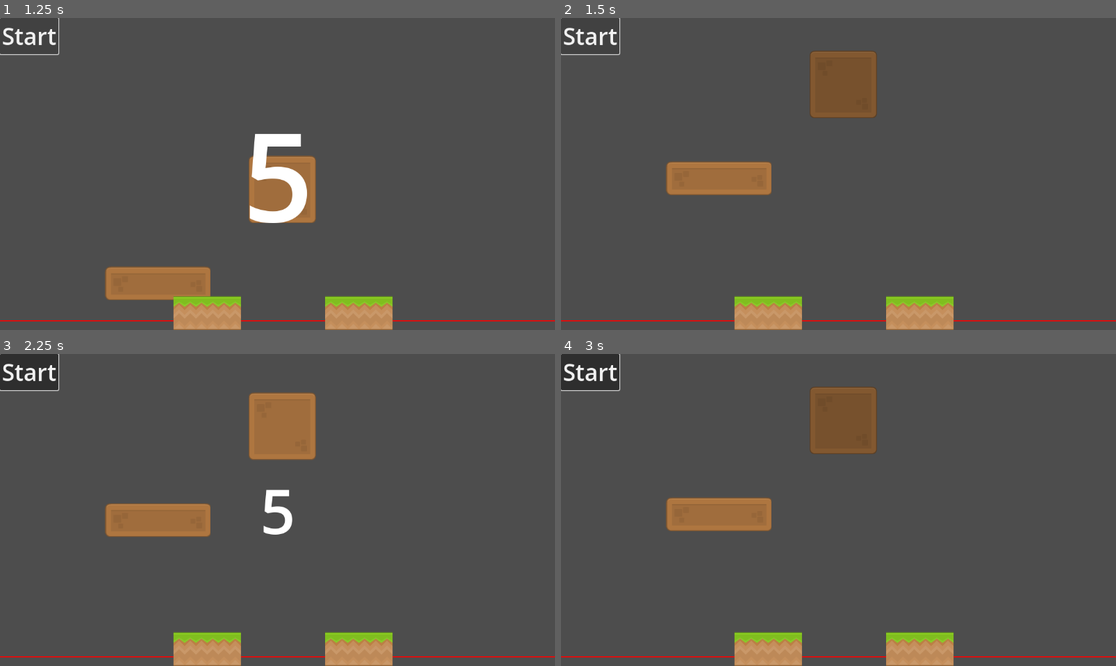
Above: before the commit, frames 1-4 (two rows, left to right).
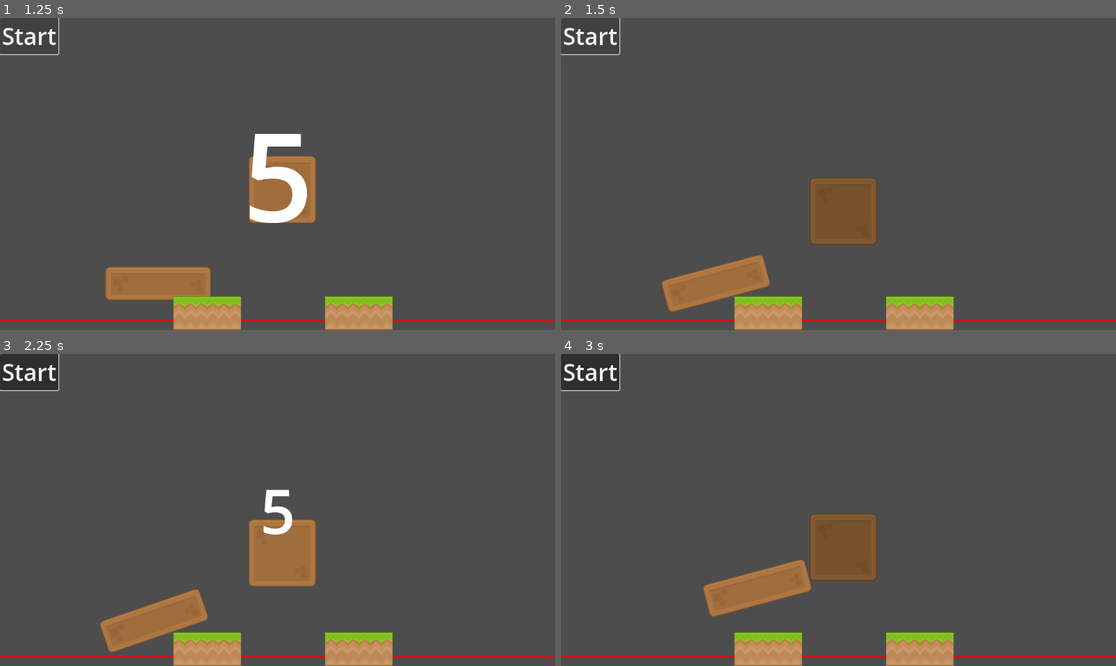
Above: after the commit, the same moments.

Repository: Emarald64/physics-puzzle-game
Game: Godot game, scene res://scenes/main.tscn
Two runs of this game, one before a commit and one after it. Both use one fixed random seed, a clock stepped at 60 frames per second and the inputs below.
Inputs (mouse positions are in pixels of both pictures, inside the frame that each line leads up to):
- Up to frame 1 (1.25 s): click "Start" at 0.5 s
- Up to frame 2 (1.5 s): click "Start" at 1.25 s
- Up to frame 3 (2.25 s): tap Enter at 2 s; drag from (283, 419) to (155, 513) at 2.02 s
- Up to frame 4 (3 s): drag from (716, 619) to (844, 525) at 2.77 s

Frame 1 is identical in both runs. In frame 2, 9.3% of the frame differs, in the area x 18-57%, y 10-95%; in frame 3, 9.2%; in frame 4, 9.3%.

Commit message:
Blocks reset to their position before the last attempt

Diff:
--- a/scenes/blocks/block.gd
+++ b/scenes/blocks/block.gd
@@ -2,7 +2,10 @@
 
 var dragging :=false
 var dragOffset:=Vector2.ZERO
+var active:=false
 @export var draggable:=false
+@onready var resetPosition:=position
+@onready var resetRotation:=rotation
 
 func _ready() -> void:
 	if not draggable:
@@ -13,8 +16,26 @@
 		global_position=get_viewport().get_mouse_position()-dragOffset
 
 func _input_event(_viewport: Viewport, event: InputEvent, _shape_idx: int) -> void:
-	if draggable and event is InputEventMouseButton and event.button_index == MOUSE_BUTTON_LEFT:
+	#print('event')
+	if draggable and not active and event is InputEventMouseButton and event.button_index == MOUSE_BUTTON_LEFT:
 		if event.pressed:
 			print('clicked')
 			dragOffset=event.position-global_position
 		dragging=event.pressed
+
+func activate()->void:
+	modulate=Color.WHITE
+	freeze=false
+	#sleeping=false
+	active=true
+	resetPosition=position
+	resetRotation=rotation
+
+func reset()->void:
+	#sleeping=true
+	active=false
+	set_deferred('freeze',true)
+	set_deferred('position',resetPosition)
+	set_deferred('rotation',resetRotation)
+	if not draggable:
+		modulate=Color.GRAY
--- a/scenes/blocks/block.tscn
+++ b/scenes/blocks/block.tscn
@@ -14,6 +14,7 @@
 [node name="Block" type="RigidBody2D"]
 input_pickable = true
 mass = 4.0
+can_sleep = false
 freeze = true
 script = ExtResource("1_524ei")
 
--- a/scenes/main.gd
+++ b/scenes/main.gd
@@ -11,7 +11,13 @@
 
 func fail() -> void:
 	$WinCountdownTimer.stop()
-	call_deferred('loadLevel',currentLevelNumber)
+	$Fail.set_deferred('monitoring',false)
+
+	for block in level.get_node('Blocks').get_children():
+		block.reset()
+
+	secondsUntilWin=6
+	$"Count Down".hide()
 
 func loadLevel(number:int)->void:
 	if level!=null:
@@ -28,7 +34,7 @@
 	# check that no blocks overlap
 	print('starting level')
 	var blocks:Array=level.get_node('Blocks').get_children()
-	print(len(blocks))
+	#print(len(blocks))
 	for block in blocks:
 		if block.get_node('Overlapping Blocks Check').has_overlapping_areas():
 			block.modulate=Color.RED
@@ -37,10 +43,7 @@
 	print('checks passed')
 	for block in blocks:
 		assert(block is RigidBody2D)
-		block.modulate=Color.WHITE
-		block.draggable=false
-		block.freeze=false
-		block.sleeping=false
+		block.activate()
 	$Fail.monitoring=true
 	$WinCountdownTimer.start()
 	decWinCounter()
